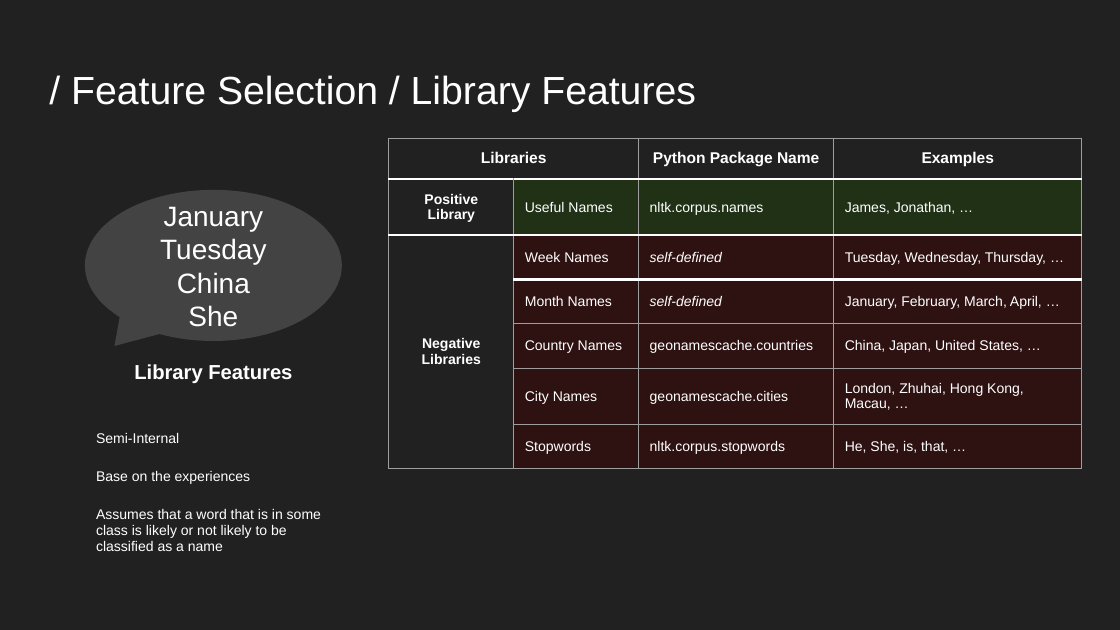
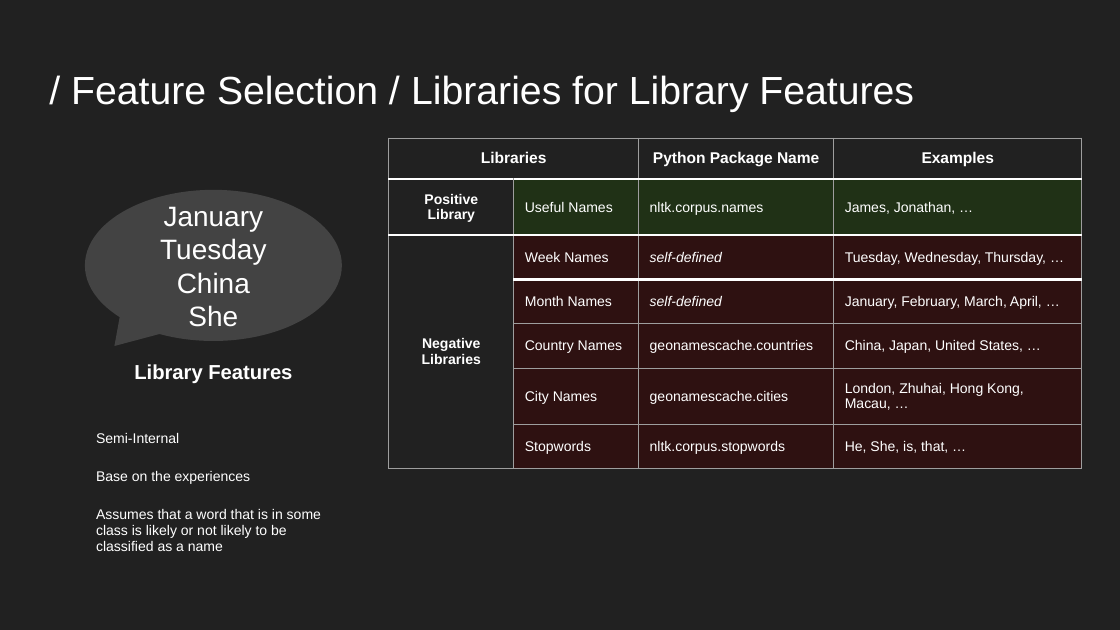
Before and after one commit to YanzhenHuang/CISC3025-Name-Entity, a slide deck: slide 7 of CISC3025-Project3-Presentation.pptx. Drawn at 1120x630 pixels with LibreOffice and Linux fonts; fonts in the diff are those of the drawing. Boxes give left, top, right and bottom in pixels: in the first picture for what was removed or moved away, otherwise in the second. Text is boxed around its words. In the diff, an @@ line names an element or a change of style, - is before the commit and + after.

```diff
--- a/CISC3025-Project3-Presentation.pptx
+++ b/CISC3025-Project3-Presentation.pptx
@@ title at (x1=71, y1=75, x2=914, y2=112): text changed @@
-/ Feature Selection / Library Features
+/ Feature Selection / Libraries for Library Features
```
Also in this commit, not shown: 4 other slides changed.
